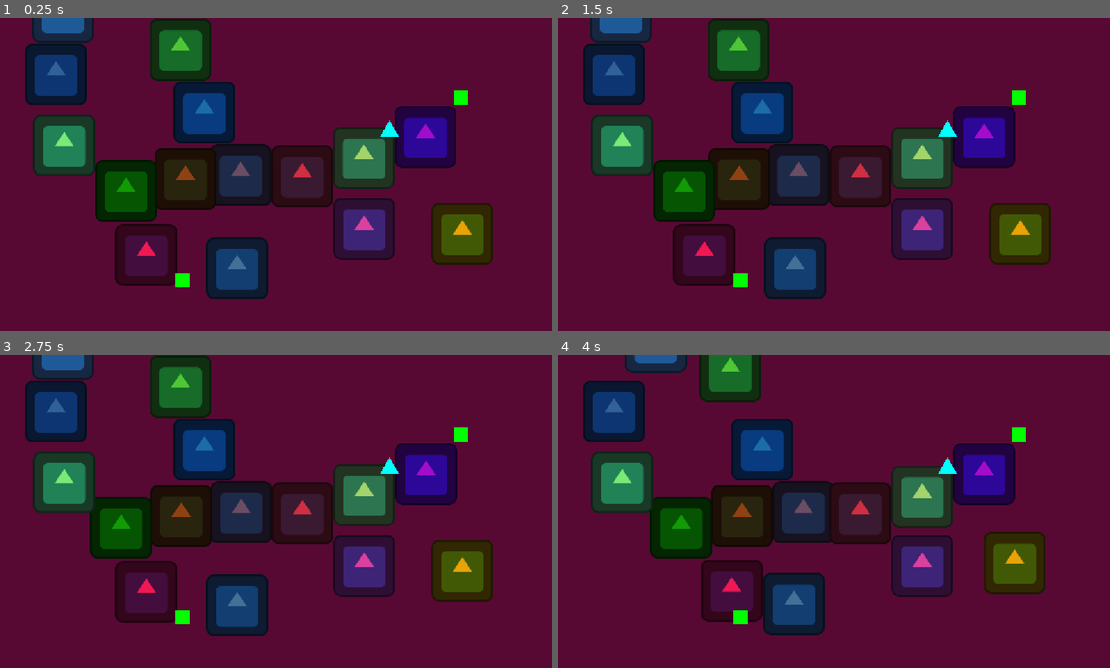
Above: before the commit, frames 1-4 (two rows, left to right).
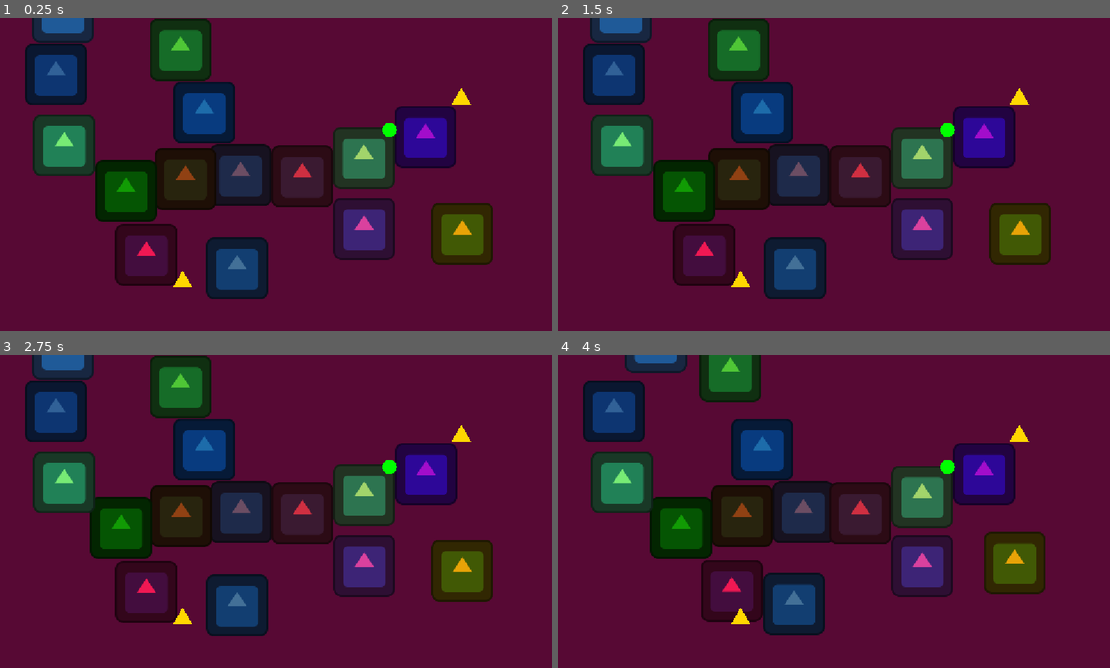
Above: after the commit, the same moments.

Repository: Tijana0/Last-One-Dancing
Game: Godot game, scene res://scenes/game_room.tscn
The game is run twice, just before and just after one commit, with the same random seed, the same clock (stepped at 60 frames per second) and the same inputs. This scene is started directly instead of the project's main scene. The engine's default icon, where the game draws it, is replaced by a stand-in: a white triangle on a blue panel in a dark square.
Inputs:
- Up to frame 1 (0.25 s): no input
- Up to frame 2 (1.5 s): tap Enter (ui_accept) at 0.5, 0.77, 1.25 s; hold Right (ui_right) 0.53-1.28 s; hold K 0.53-1.28 s; hold Down (ui_down) from 1.28 s (still down); tap F (dance) at 1.35 s
- Up to frame 3 (2.75 s): tap Enter (ui_accept) at 1.52, 2 s; tap K at 1.55 s; release Down (ui_down) at 2.03 s; hold Right (ui_right) from 2.03 s (still down); hold K from 2.03 s (still down)
- Up to frame 4 (4 s): release Right (ui_right) at 2.78 s; release K at 2.78 s; hold Up (ui_up) 2.78-3.53 s; tap Space at 2.85 s; tap Enter (ui_accept) at 3.02, 3.77 s; tap K at 3.05 s; hold Left (ui_left) from 3.53 s (still down); hold K from 3.53 s (still down)

The runs differ from the first frame. In frame 1, 0.4% of the frame differs, in the area x 31-86%, y 22-86%; in frame 2, 0.4%; in frame 3, 0.4%; in frame 4, 0.4%.

Commit message:
feat: implement item effects (potion, gun, mask)

Diff:
--- a/scripts/pickup_item.gd
+++ b/scripts/pickup_item.gd
@@ -1,7 +1,7 @@
 extends Area2D
 
-enum ItemType { TRIANGLE, CIRCLE, SQUARE }
-var type = ItemType.TRIANGLE
+enum ItemType { POTION, GUN, MASK }
+var type = ItemType.POTION
 
 func _ready():
 	add_to_group("pickups")
@@ -14,11 +14,10 @@
 	queue_redraw()
 
 func _draw():
-	var color = Color.CYAN
-	if type == ItemType.CIRCLE:
-		draw_circle(Vector2.ZERO, 15, Color.MAGENTA)
-	elif type == ItemType.SQUARE:
-		draw_rect(Rect2(-15, -15, 30, 30), Color.GREEN)
-	else: # TRIANGLE
+	if type == ItemType.POTION: # Green Circle
+		draw_circle(Vector2.ZERO, 15, Color.GREEN)
+	elif type == ItemType.GUN: # Gray/Black Square
+		draw_rect(Rect2(-15, -10, 30, 20), Color.DIM_GRAY)
+	else: # MASK - Gold Triangle
 		var points = PackedVector2Array([Vector2(0, -20), Vector2(20, 15), Vector2(-20, 15)])
-		draw_colored_polygon(points, Color.CYAN)
+		draw_colored_polygon(points, Color.GOLD)
--- a/scripts/player.gd
+++ b/scripts/player.gd
@@ -243,33 +243,46 @@
 
 	last_kill_time = current_time
 
-	var players = get_tree().get_nodes_in_group("players")
-	print("Found ", players.size(), " players in group.")
-
-	for player in players:
-		if player == self:
+	# Check for Gun (Type 1)
+	var damage = 1
+	var gun_index = inventory.find(1)
+	if gun_index != -1:
+		damage = 2
+		print("USING GUN! Damage: 2")
+		inventory.remove_at(gun_index)
+		update_inventory_ui()
+
+	var targets = []
+	targets.append_array(get_tree().get_nodes_in_group("players"))
+	targets.append_array(get_tree().get_nodes_in_group("npcs"))
+
+	print("Found ", targets.size(), " potential kill targets")
+
+	for target in targets:
+		if target == self:
 			continue
 
-		var distance = global_position.distance_to(player.global_position)
-		print("Checking target: ", player.name, " | Distance: ", distance)
+		var distance = global_position.distance_to(target.global_position)
+		print("Checking target: ", target.name, " | Distance: ", distance)
 
 		if distance < kill_range:
-			print("!!! HIT CONFIRMED on ", player.name, " !!!")
-			player.rpc_id(player.get_multiplayer_authority(), "request_damage", name.to_int())
+			print("!!! HIT CONFIRMED on ", target.name, " !!!")
+			# Pass calculated damage
+			target.rpc_id(target.get_multiplayer_authority(), "request_damage", name.to_int(), damage)
 			return
 
 	print("Failed: No one close enough")
 
 # --- DAMAGE & HEALTH SYNC ---
 @rpc("any_peer", "call_local")
-func request_damage(attacker_id: int):
+func request_damage(attacker_id: int, damage_amount: int = 1):
 	print("DEBUG: request_damage called on ", name)
 
 	if not is_multiplayer_authority():
 		print("DEBUG: Ignored (Not Authority)")
 		return
 
-	lives -= 1
+	lives -= damage_amount
 	print("DEBUG: ", name, " lives decreased to: ", lives)
 
 	rpc("sync_lives", lives, attacker_id)
@@ -337,8 +350,22 @@
 
 func pickup_item(item):
 	print("Picked up item type: ", item.type)
-	inventory.append(item.type)
-	update_inventory_ui()
+
+	# TYPE 0: POTION (Extra Life)
+	if item.type == 0:
+		if lives < 3:
+			lives += 1
+			update_lives_ui()
+			print("Used Potion! Lives: ", lives)
+			# Sync life gain to others so they know
+			rpc("sync_lives", lives, 0)
+		else:
+			print("Lives full! Potion consumed.")
+	else:
+		# TYPE 1 (GUN) or TYPE 2 (MASK) -> Add to inventory
+		if inventory.size() < 3:
+			inventory.append(item.type)
+			update_inventory_ui()
 
 	# Destroy item globally
 	var game_manager = get_tree().current_scene.get_node_or_null("GameManager")
